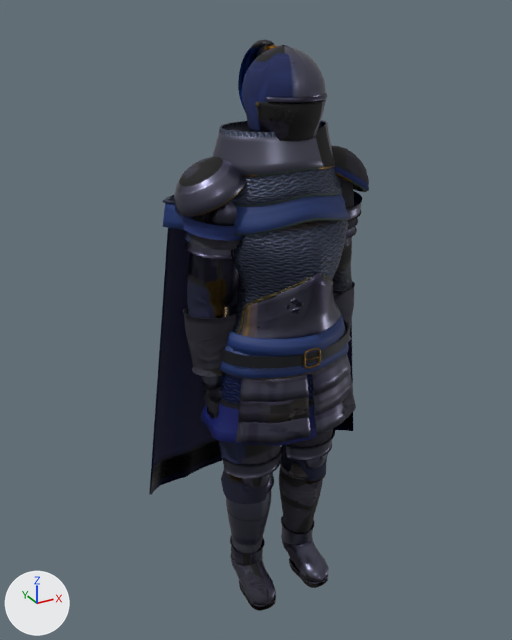
A saved change to the glTF model public/models/ch_kael.glb.
The view is the same before and after, from a 50 mm lens placed at (-1.003, -1.695, 1.839), pointed at (-0.039, 0.059, 0.962). Every picture has the same lights, and +X, +Y and +Z are marked at lower left. The older version comes first. Vertices at exactly the same position are counted once.

In view in the first picture: 'body.001'.
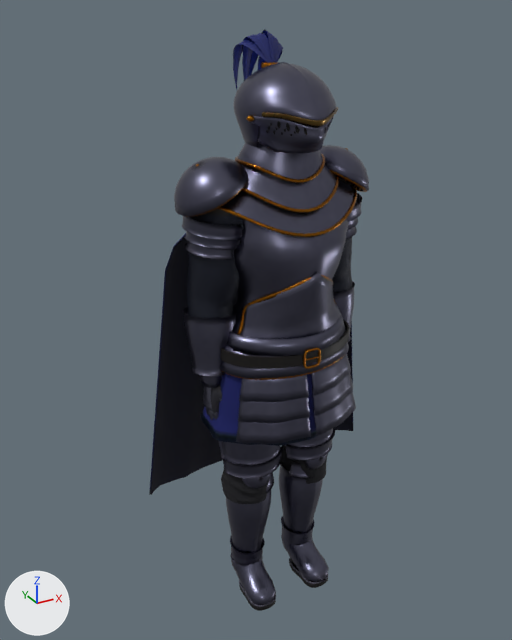
What changed in the scene script:
```text
Change me_body:
    used by ob_body_001; location = (0.0, 0.0, 0.0)
    remove me_body.from_pydata(...)  # 21288 vertices, 38928 faces; spans x -0.41..0.39, y -0.23..0.24, z 0.0..1.76
    add me_body.from_pydata(...)  # 24361 vertices, 43988 faces; spans x -0.41..0.39, y -0.23..0.24, z 0.0..1.79
    me_body part 1: the loose piece of 75 vertices spanning x -0.09..0.09, y -0.14..-0.08, z 1.62..1.63 is multiplied about its middle by the matrix ((1.249, 0.0, 0.0), (0.0, 1.509, -0.418), (0.0, 0.33, 1.024)), then moved by (0.0, -0.02, -0.04)
    me_body part 2: the loose piece of 52 vertices spanning x -0.11..-0.09, y -0.07..-0.06, z 1.61..1.62 is moved by (-0.02, -0.01, -0.03)
    me_body part 3: the loose piece of 302 vertices spanning x -0.09..0.09, y -0.15..-0.09, z 1.62..1.64 is copied, and the copy is scaled about its middle by (1.25, 1.51, 1.02), then moved by (0.0, -0.03, -0.04); it spans x -0.11..0.11, y -0.2..-0.1, z 1.57..1.6
    me_body part 4: 189 vertices moved within x -0.26..0.26, y -0.17..0.18, z 0.82..1.76; 4881 vertices removed from x -0.32..0.32, y -0.18..0.18, z 1.23..1.76; 7652 vertices added at x -0.29..0.29, y -0.2..0.2, z 0.65..1.79
    me_body part 5: 27334 kept faces spanning x -0.41..0.39, y -0.23..0.24, z 0.0..1.67 get new texture (UV) coordinates
    other edits to the shape of me_body do not show in these pictures
```

Changed parts and their boxes (x1, y1, x2, y2) in the pictures (512 x 640 px; the box of a moved part takes in the faces that stretch with it):
'body.001', reshaped
    before: (149, 39, 369, 611)
    after: (149, 30, 369, 611)
part 1 of me_body, moved or reshaped (mostly hidden)
    before: (273, 101, 319, 104)
    after: (276, 117, 319, 127)
part 2 of me_body, moved or reshaped
    before: (255, 102, 260, 107)
    after: (246, 115, 254, 122)
part 3 of me_body, added (brown)
    after: (262, 107, 339, 126)
part 4 of me_body, moved or reshaped
    before: (163, 39, 355, 386)
    after: (165, 30, 357, 420)
part 5 of me_body, surface changed
    both: (149, 85, 369, 611)
